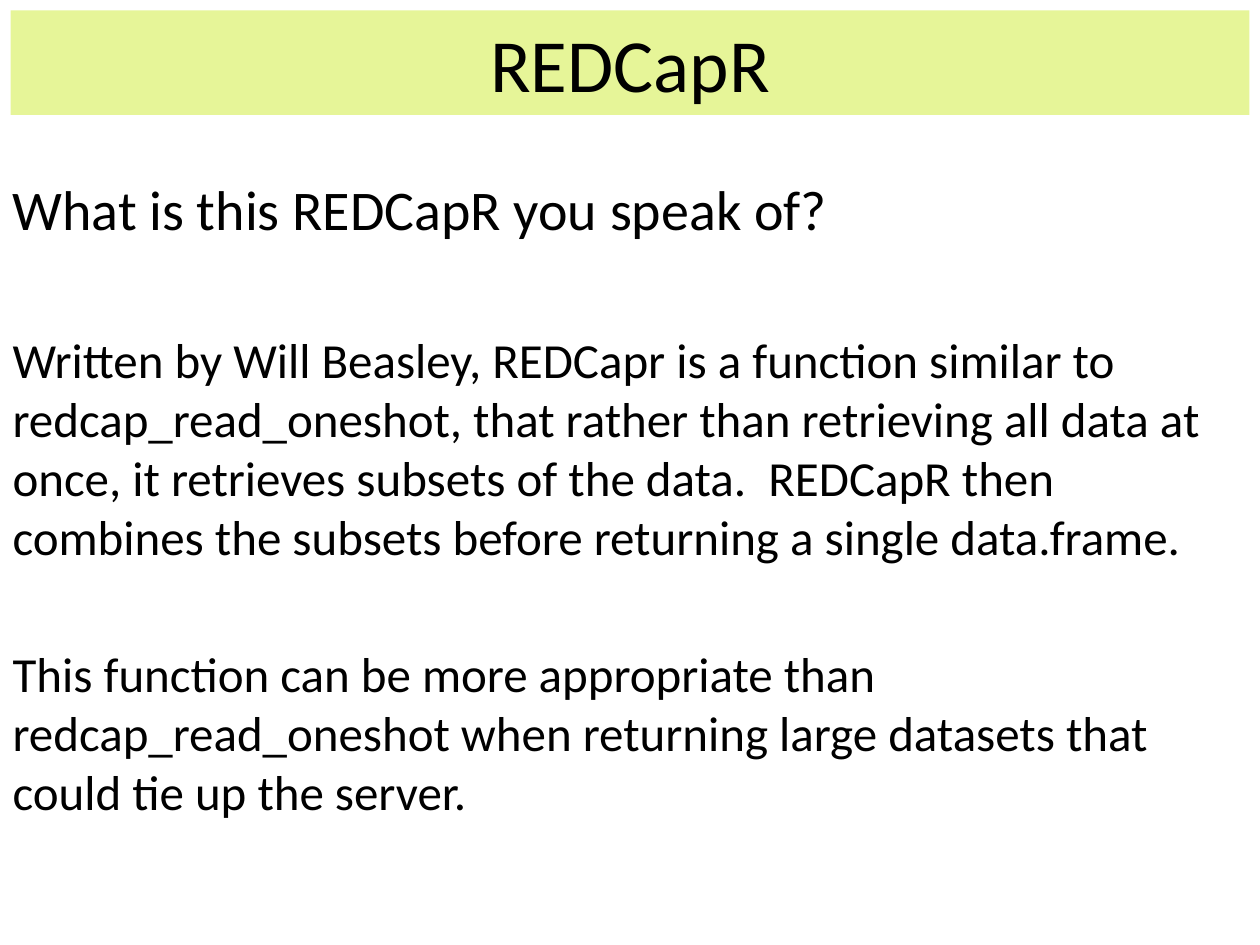
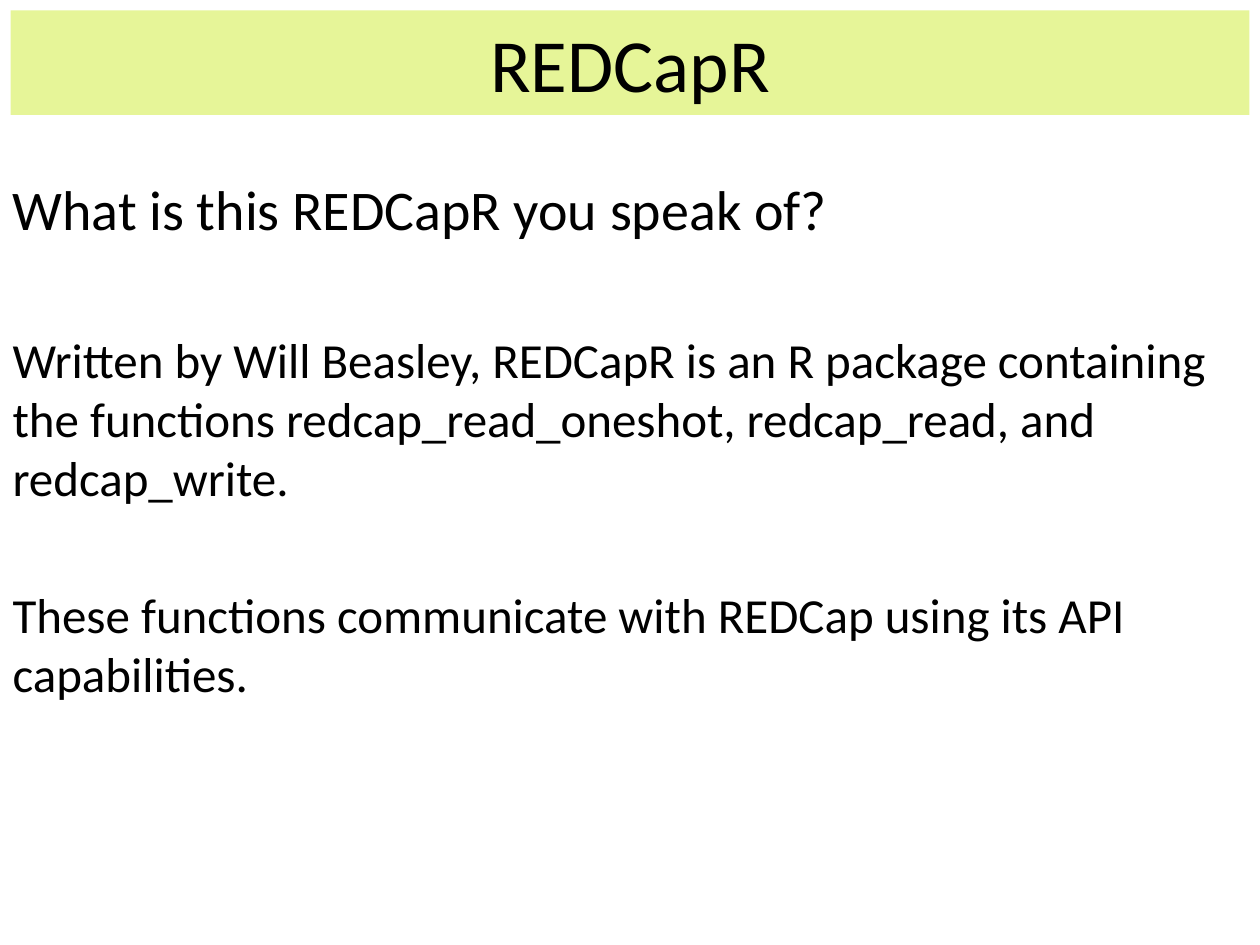
Before and after one commit to OuhscBbmc/RedcapExamplesAndPatterns, a slide deck: slide 12 of Publications/Presentation2014-04-07-MIECHV Paper Discussion/REDCapR.pptx. Drawn at 1260x945 pixels with LibreOffice and Linux fonts; fonts in the diff are those of the drawing. Boxes give left, top, right and bottom in pixels: in the first picture for what was removed or moved away, otherwise in the second. Text is boxed around its words. In the diff, an @@ line names an element or a change of style, - is before the commit and + after.

Commit message:
Updating presentation

```diff
--- a/Publications/Presentation2014-04-07-MIECHV Paper Discussion/REDCapR.pptx
+++ b/Publications/Presentation2014-04-07-MIECHV Paper Discussion/REDCapR.pptx
@@ text at bbox=[13, 344, 1205, 700]: text changed @@
-Written by Will Beasley, REDCapr is a function similar to redcap_read_oneshot, that rather than retrieving all data at once, it retrieves subsets of the data. REDCapR then combines the subsets before returning a single data.frame.
-This function can be more appropriate than redcap_read_oneshot when returning large datasets that could tie up the server.
+Written by Will Beasley, REDCapR is an R package containing the functions redcap_read_oneshot, redcap_read, and redcap_write.
+These functions communicate with REDCap using its API capabilities.
```
Also in this commit, not shown: 4 other slides changed, 1 slide added.
